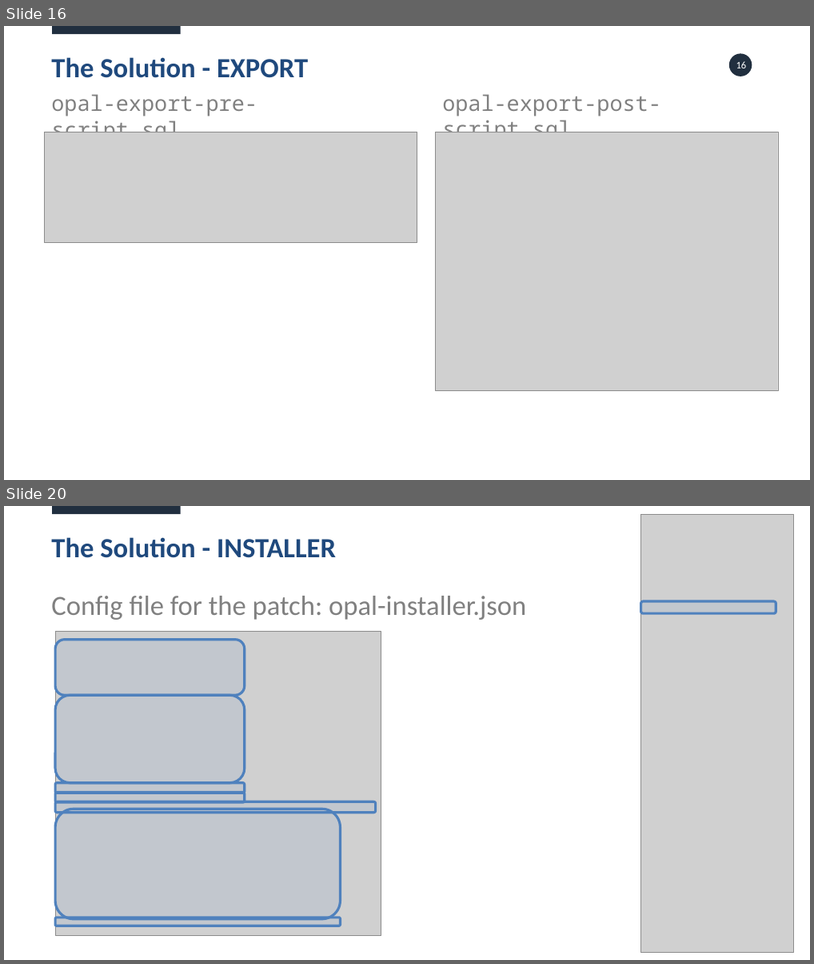
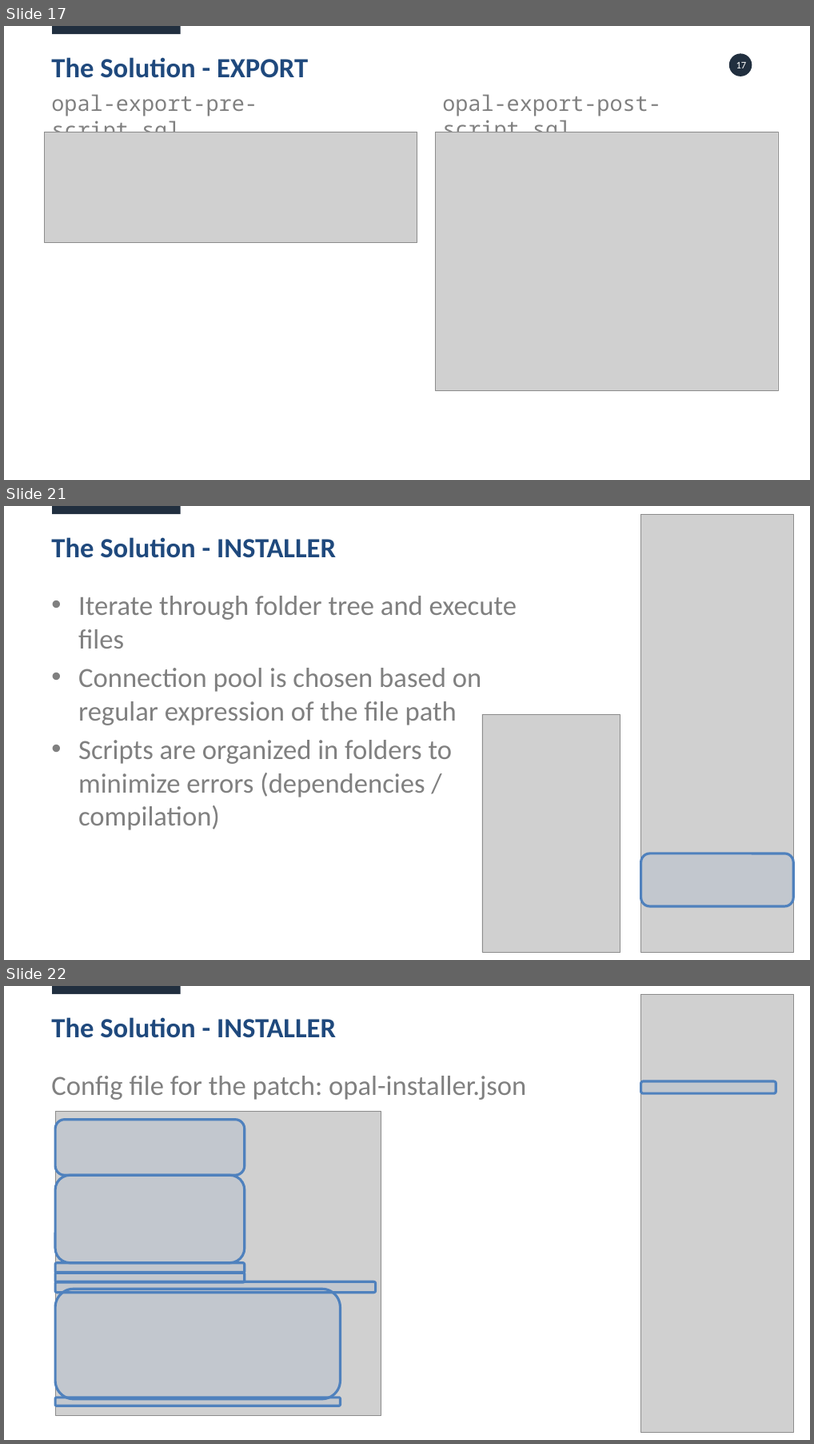
Before and after one commit to daust/opal-tools, a slide deck: src/doc/OPAL Tools.pptx. Shown one above the other, each under a label of ours: slides 16 and 20 before the commit, slides 17, 21 and 22 after it; the slides between them are not shown. The pictures are 814x964 and 814x1444 pixels, drawn with LibreOffice and Linux fonts; fonts in the diff are those of the drawing; grey boxes stand for pictures. Boxes give left, top, right and bottom in pixels: in the first picture for what was removed or moved away, otherwise in the second. Text is boxed around its words. In the diff, an @@ line names an element or a change of style, - is before the commit and + after.

```diff
--- a/src/doc/OPAL Tools.pptx
+++ b/src/doc/OPAL Tools.pptx
@@ slide 21 added at box(4, 506, 810, 960), background #FFFFFF; not listed: 1 template element that a slide beside it also shows @@
@@ picture added at box(642, 515, 794, 952) @@
@@ title added at box(51, 537, 336, 558), 66 pt, text #1F497D, bold @@
+The Solution - INSTALLER
@@ text added at box(78, 596, 517, 830), 66 pt, text #808080 @@
+• Iterate through folder tree and execute files
+• Connection pool is chosen based on regular expression of the file path
+• Scripts are organized in folders to minimize errors (dependencies / compilation)
@@ picture added at box(482, 714, 620, 952) @@
@@ rounded rectangle added at box(642, 853, 794, 906), fill #4F81BD at 10% opacity, outline #4F81BD 6 pt @@
@@ what was slide 16 is now slide 17 @@
@@ page number at box(737, 62, 747, 68): text changed @@
-16
+17
@@ what was slide 20 is now slide 22 @@
```
Also in this commit, not shown: 7 slides changed, 1 other slide added, 24 other files.
